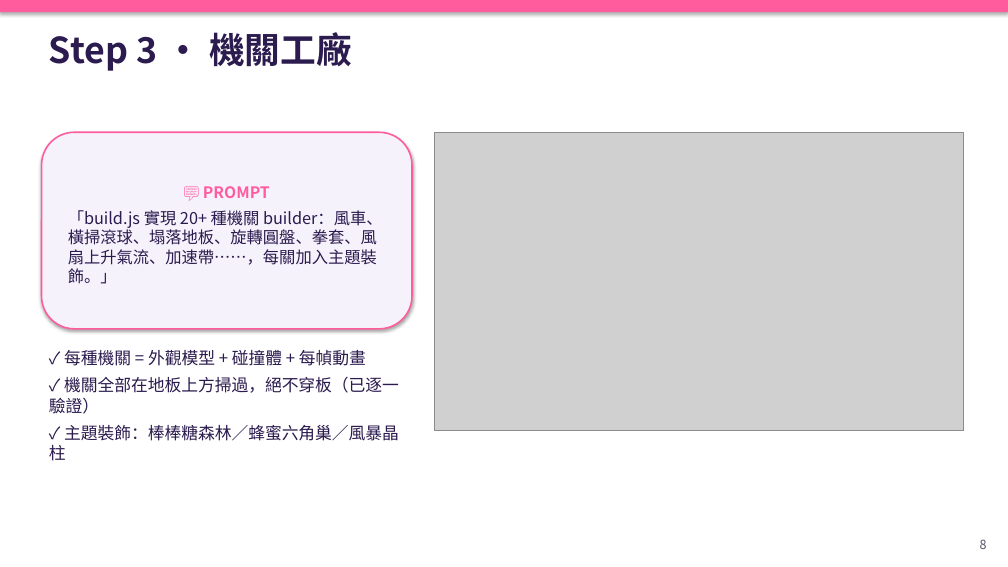
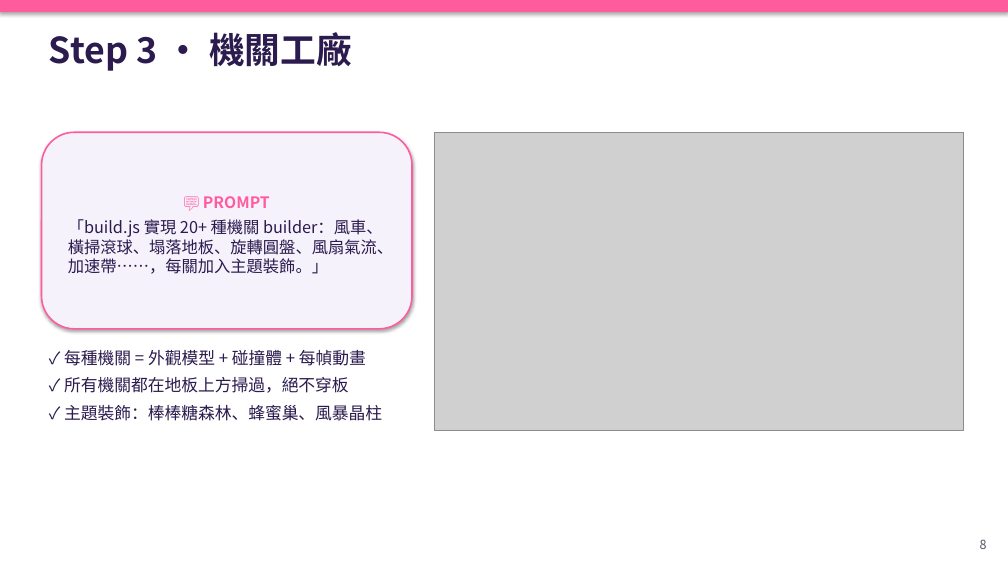
Before and after one commit to chengkaho98-svg/Mini3Dgame, a slide deck: slide 8 of 糖糖大亂鬥_AI開發Playbook.pptx. Drawn at 1008x567 pixels with LibreOffice and Linux fonts; fonts in the diff are those of the drawing; grey boxes stand for pictures. Boxes give left, top, right and bottom in pixels: in the first picture for what was removed or moved away, otherwise in the second. Text is boxed around its words. In the diff, an @@ line names an element or a change of style, - is before the commit and + after.

```diff
--- a/糖糖大亂鬥_AI開發Playbook.pptx
+++ b/糖糖大亂鬥_AI開發Playbook.pptx
@@ text in rounded rectangle at [68,219,393,274]: text changed @@
-「build.js 實現 20+ 種機關 builder：風車、橫掃滾球、塌落地板、旋轉圓盤、拳套、風扇上升氣流、加速帶……，每關加入主題裝飾。」
+「build.js 實現 20+ 種機關 builder：風車、橫掃滾球、塌落地板、旋轉圓盤、風扇氣流、加速帶……，每關加入主題裝飾。」
@@ text at [64,377,382,421]: text changed @@
-✓ 機關全部在地板上方掃過，絕不穿板（已逐一驗證）
-✓ 主題裝飾：棒棒糖森林／蜂蜜六角巢／風暴晶柱
+✓ 所有機關都在地板上方掃過，絕不穿板
+✓ 主題裝飾：棒棒糖森林、蜂蜜巢、風暴晶柱
```
Also in this commit, not shown: 14 other slides changed, 18 other files.
